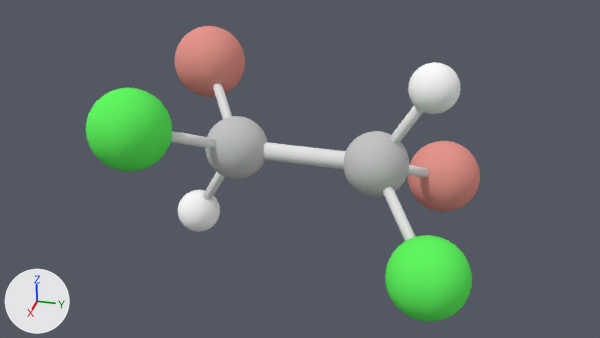
An edit to the Blender file Molec-2/Assets/Recursos/Moleculas Blender/CClBrHCClBrH.blend, drawn before and after from the same camera.
The view is the same before and after, from the file's camera 'Camera'. Arrows for +X, +Y and +Z are at lower left; the lights stay in place.

Objects in the first picture: 'Molecule'.
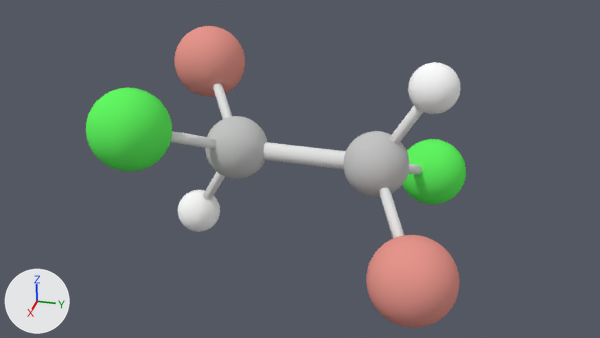
The change, as a diff of the scene's bpy script:
```diff
--- a/Molec-2/Assets/Recursos/Moleculas Blender/CClBrHCClBrH.blend.py
+++ b/Molec-2/Assets/Recursos/Moleculas Blender/CClBrHCClBrH.blend.py
@@ me_cylinder_003 @@
 # used by ob_molecule; location = (0.0, 0.0, 0.0); rotation_euler = (1.571, 0.0, 0.0), in degrees (90, 0, 0); scale = (0.085, 0.085, 0.68)
-me_cylinder_003.from_pydata(...)  # 4304 vertices, 4334 faces; spans x -15.0..14.7, y -11.8..11.8, z -2.4..2.4
+me_cylinder_003.from_pydata(...)  # 4304 vertices, 4334 faces; spans x -15.5..15.8, y -11.8..11.8, z -2.3..2.4
+# me_cylinder_003 part 1: the loose piece of 482 vertices spanning x -15.0..-6.2, y -10.5..-1.7, z -2.4..-1.3 is rebuilt with 482 vertices and now spans x -15.5..-7.3, y -10.2..-2.0, z -2.2..-1.2, in mat_chlorine (green #62f862)
+# me_cylinder_003 part 2: the loose piece of 482 vertices spanning x 6.5..14.7, y -10.2..-2.0, z -2.4..-1.4 is rebuilt with 482 vertices and now spans x 7.0..15.8, y -10.5..-1.7, z -2.3..-1.2, in mat_bromine (pink #e7968d)
+# me_cylinder_003 part 3
+# 50 vertices are removed from x -11.0..11.0, y -6.6..0.5, z -1.9..-0.9
+# 102 faces are deleted
+# 4 vertices in x 10.3..10.8, y -6.6..-5.6, z -1.9 move by (0.9, 0.0, 0.2)
+# 4 vertices in x 10.8..10.9, y -6.4..-6.1, z -1.8 move by (0.8, 0.1, 0.2)
+# 4 vertices in x -10.8..-10.7, y -6.4..-5.6, z -1.9..-1.8 move by (-0.8, 0.0, 0.2)
+# 4 vertices in x -10.9..-10.8, y -6.4..-6.1, z -1.8 move by (-0.8, 0.1, 0.2)
+# 3 vertices in x -10.5..-10.3, y -6.1..-5.8, z -1.9 move by (-0.8, -0.1, 0.1)
+# 49 vertices move from x -10.5..10.8, y -6.6..10.8, z -2.0..-0.9 to x -11.3..11.6, y -6.6..10.8, z -2.0..-0.9
+# 38 vertices are added at x -11.8..11.8, y -6.6..0.5, z -1.8..-0.9
+# 6 new vertices lie (-11.4, -6.1, -0.7) away from vertices in x -0.3..0.3, y -0.5..0.5, z -1.1..-1.0
+# 6 new vertices lie (11.4, -6.1, -0.7) away from vertices in x -0.3..0.3, y -0.5..0.5, z -1.1..-0.9
+# 66 new faces join them, mat_bond (white #e7e7e7)
+# 36 new faces join them, mat_hydrogen (white #ffffff)
 me_cylinder_003.materials.append(mat_bond)
```

Changed parts and their boxes [x1, y1, x2, y2] in the pictures (600 x 338 px; the box of a moved part takes in the faces that stretch with it):
'Molecule', reshaped: before [86, 26, 480, 321]; after [86, 26, 466, 328]
part 1 of me_cylinder_003, rebuilt (12% narrower, 8% shorter): before [407, 141, 480, 212]; after [402, 139, 466, 204]
part 2 of me_cylinder_003, rebuilt (7% wider, 8% taller): before [385, 235, 472, 321]; after [366, 235, 459, 328]
part 3 of me_cylinder_003, moved or reshaped: before [383, 71, 458, 241]; after [379, 71, 458, 238]
